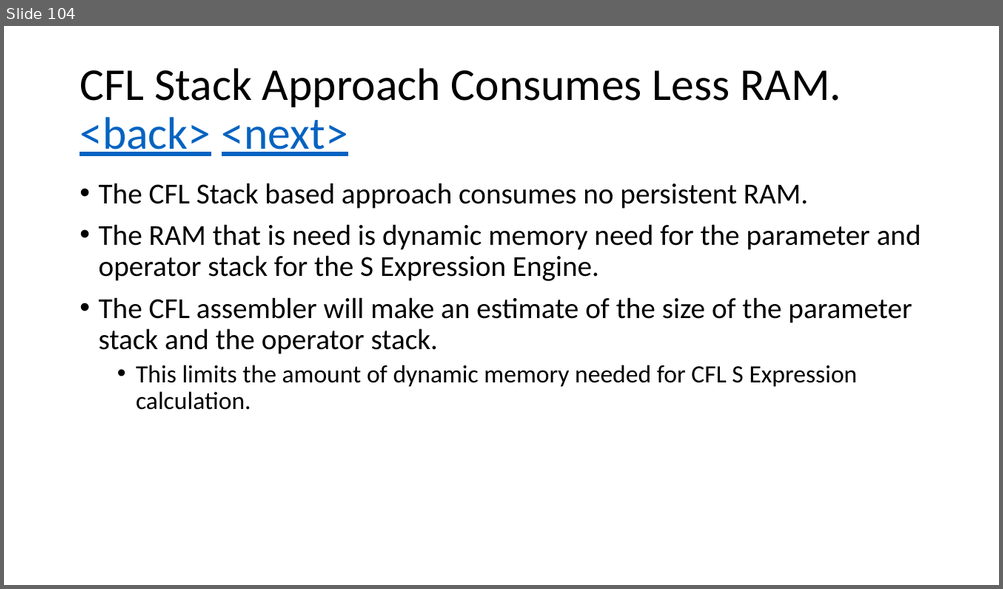
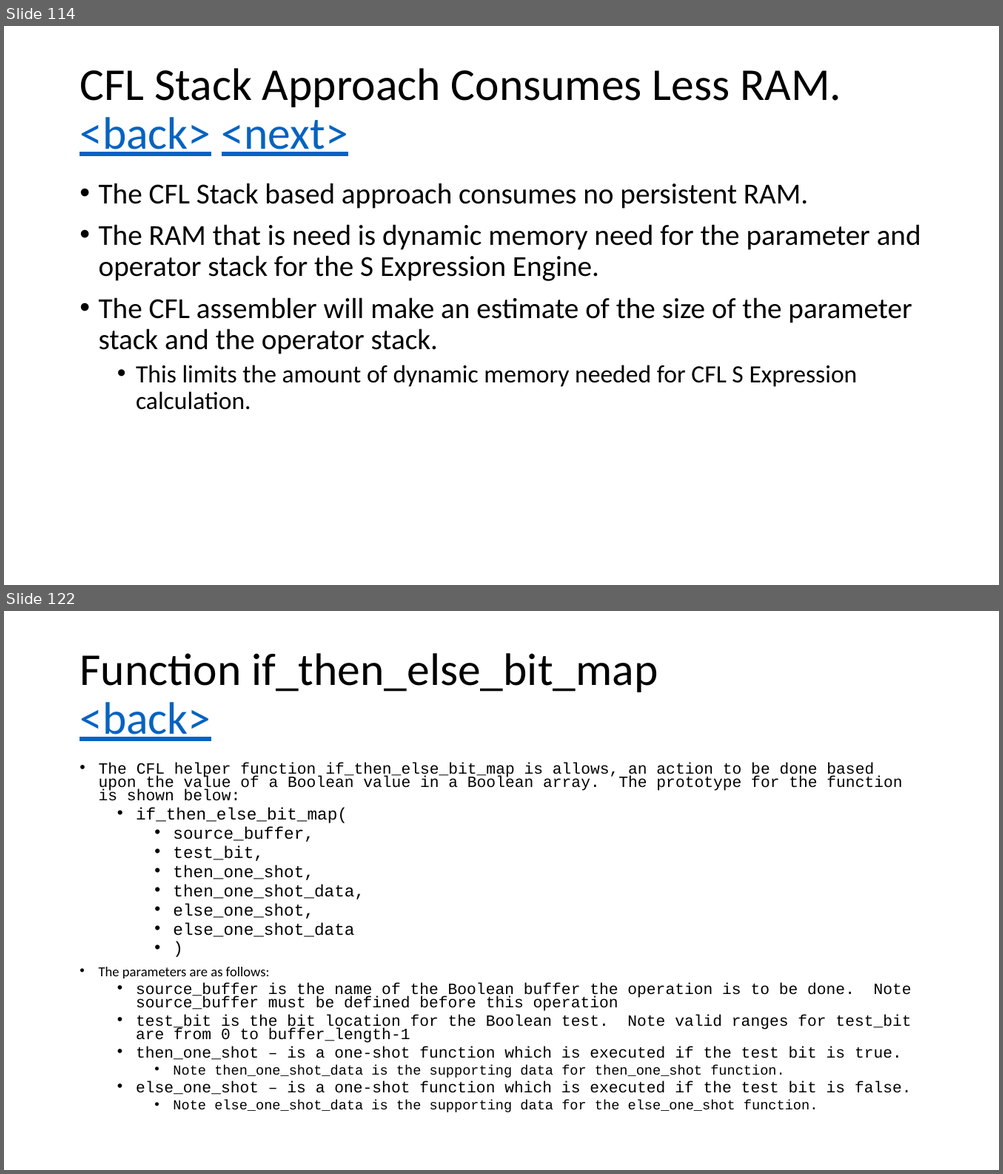
Before and after one commit to glenn-edgar/CFL, a slide deck: documentation/CFL_Documentation.pptx. Shown one above the other, each under a label of ours: slide 104 before the commit, slides 114 and 122 after it; the slides between them are not shown. The pictures are 1003x589 and 1003x1174 pixels, drawn with LibreOffice and Linux fonts; fonts in the diff are those of the drawing. Boxes give left, top, right and bottom in pixels: in the first picture for what was removed or moved away, otherwise in the second. Text is boxed around its words. In the diff, an @@ line names an element or a change of style, - is before the commit and + after.

```diff
--- a/documentation/CFL_Documentation.pptx
+++ b/documentation/CFL_Documentation.pptx
@@ slide 122 added at (x1=4, y1=611, x2=999, y2=1170), background #FFFFFF @@
@@ title added at (x1=79, y1=653, x2=657, y2=741), 44 pt, text #000000 @@
+Function if_then_else_bit_map
+<back>
@@ text added at (x1=99, y1=763, x2=911, y2=1113), 15.2 pt, text #000000 @@
+• The CFL helper function if_then_else_bit_map is allows, an action to be done based upon the value of a Boolean value in a Boolean array. The prototype for the function is shown below:
+  • if_then_else_bit_map(
+    • source_buffer,
+    • test_bit,
+    • then_one_shot,
+    • then_one_shot_data,
+    • else_one_shot,
+    • else_one_shot_data
+    • )
+• The parameters are as follows:
+  • source_buffer is the name of the Boolean buffer the operation is to be done. Note source_buffer must be defined before this operation
+  • test_bit is the bit location for the Boolean test. Note valid ranges for test_bit are from 0 to buffer_length-1
+  • then_one_shot – is a one-shot function which is executed if the test bit is true.
+    • Note then_one_shot_data is the supporting data for then_one_shot function.
+  • else_one_shot – is a one-shot function which is executed if the test bit is false.
+    • Note else_one_shot_data is the supporting data for the else_one_shot function.
@@ what was slide 104 is now slide 114 @@
```
Also in this commit, not shown: 12 slides changed, 89 other slides added, 2 slides removed, 9 other files.
